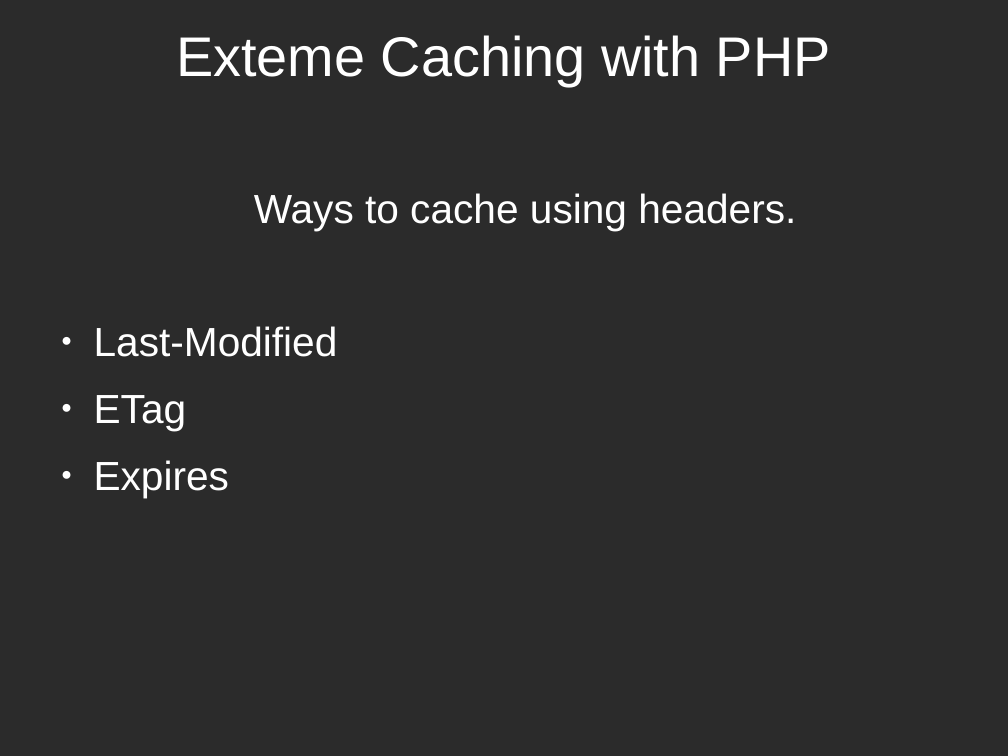
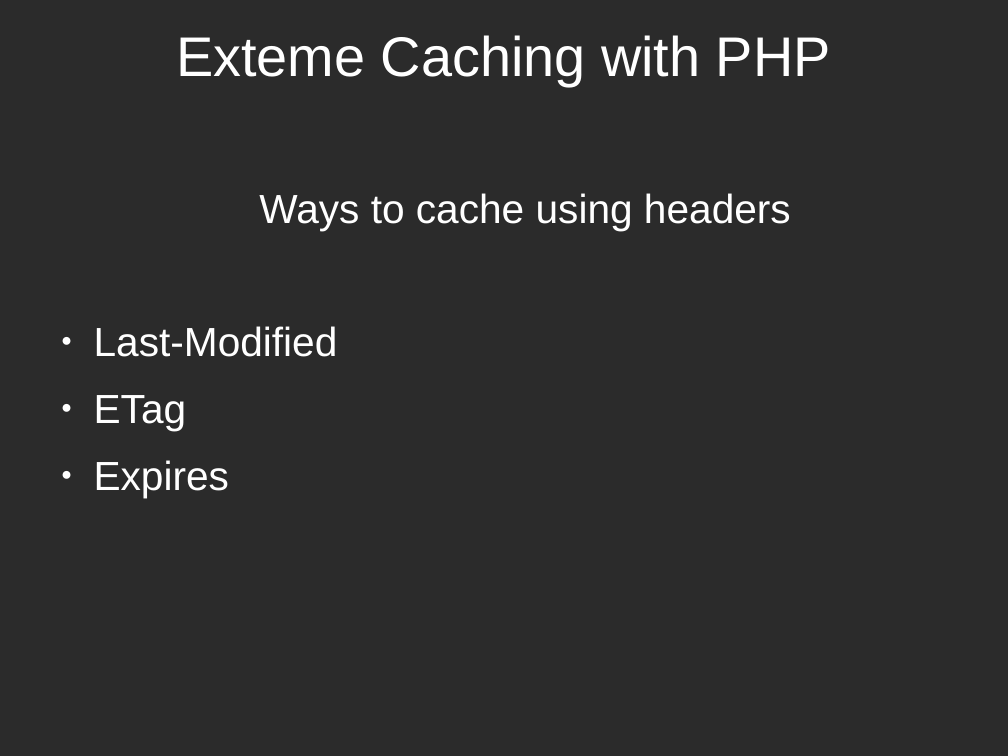
Before and after one commit to piotrmiazga/extreme_caching, a slide deck: slide 45 of presentation.odp (slide 37 before the commit). Drawn at 1008x756 pixels with LibreOffice and Linux fonts; fonts in the diff are those of the drawing; background and template pictures are left out; a plain dark background stands for a picture behind light text. Boxes give left, top, right and bottom in pixels: in the first picture for what was removed or moved away, otherwise in the second. Text is boxed around its words. In the diff, an @@ line names an element or a change of style, - is before the commit and + after.

```diff
--- a/presentation.odp
+++ b/presentation.odp
@@ text at <box>259,193,791,230</box>: text changed @@
-Ways to cache using headers.
+Ways to cache using headers
```
Also in this commit, not shown: 28 other slides changed, 12 slides added, 5 other files.
